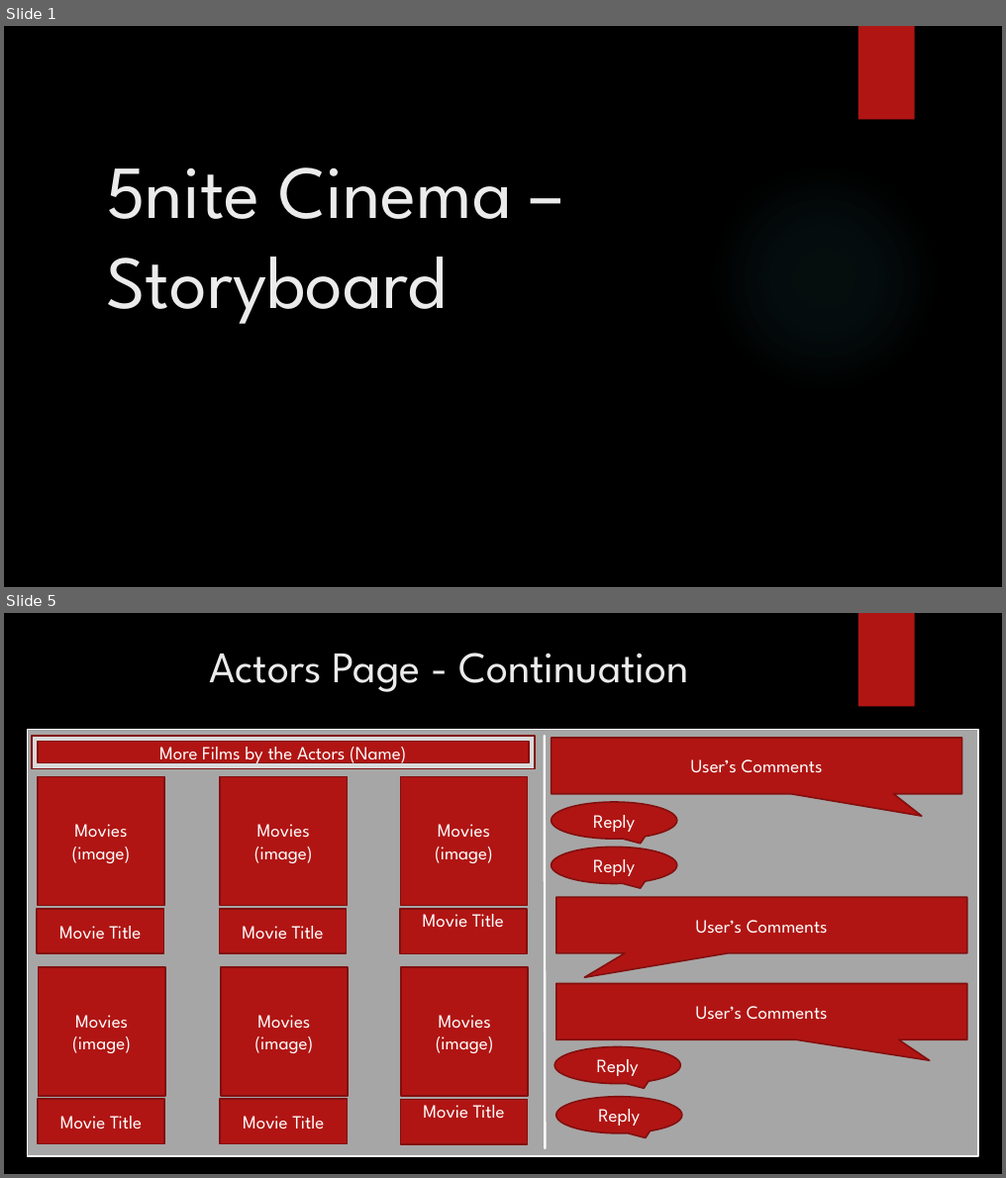
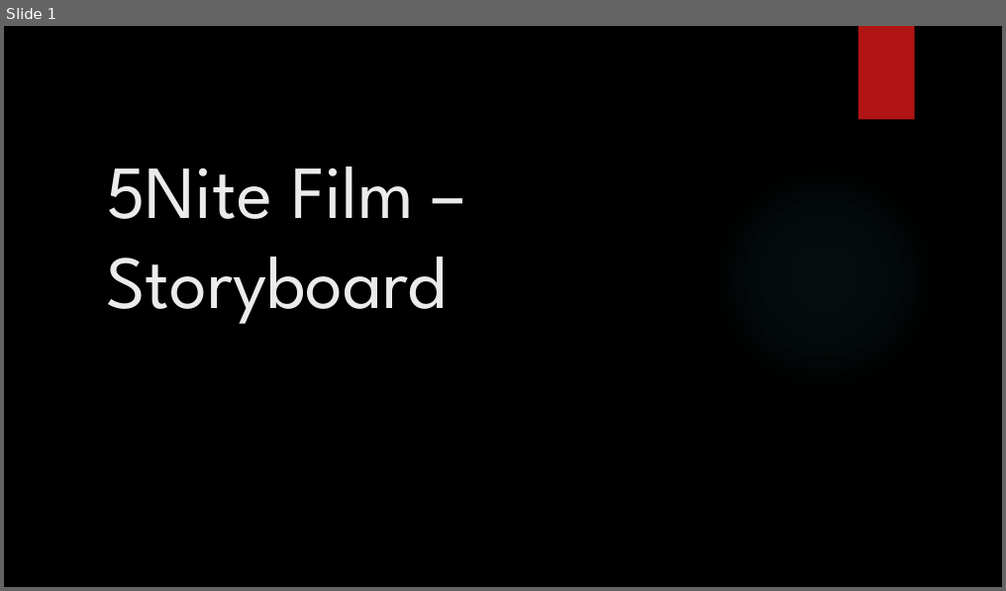
Before and after one commit to wtaylorLC/5nite, a slide deck: Storyboard.pptx. Shown one above the other, each under a label of ours: slides 1 and 5 before the commit, slide 1 after it; the slides between them are not shown. The pictures are 1006x1178 and 1006x591 pixels, drawn with LibreOffice and Linux fonts; fonts in the diff are those of the drawing; background and template pictures are left out. Boxes give left, top, right and bottom in pixels: in the first picture for what was removed or moved away, otherwise in the second. Text is boxed around its words. In the diff, an @@ line names an element or a change of style, - is before the commit and + after.

Commit message:
Final storyboard

```diff
--- a/Storyboard.pptx
+++ b/Storyboard.pptx
@@ slide 5 removed at [4, 613, 1002, 1174], background picture (left out); not listed: 1 template element that a slide beside it also shows @@
@@ title removed at [209, 653, 689, 692] @@
-Actors Page - Continuation
@@ rectangle removed at [27, 729, 979, 1157] @@
@@ rectangle removed at [32, 736, 535, 768] @@
@@ rectangle removed at [38, 741, 529, 762] @@
-More Films by the Actors (Name)
@@ line removed from (545, 736) to (546, 1149) @@
@@ speech box removed at [551, 738, 962, 794] @@
-User’s Comments
@@ rectangle removed at [38, 777, 164, 906] @@
-Movies
-(image)
@@ rectangle removed at [221, 777, 347, 906] @@
-Movies
-(image)
@@ rectangle removed at [401, 777, 528, 906] @@
-Movies
-(image)
@@ speech bubble removed at [551, 802, 677, 839] @@
-Reply
@@ speech bubble removed at [551, 848, 677, 884] @@
-Reply
@@ rectangle removed at [37, 909, 163, 954] @@
-Movie Title
@@ rectangle removed at [220, 909, 347, 954] @@
-Movie Title
@@ rectangle removed at [400, 909, 527, 954] @@
-Movie Title
@@ speech box removed at [556, 897, 967, 954] @@
-User’s Comments
@@ rectangle removed at [39, 967, 165, 1096] @@
-Movies
-(image)
@@ rectangle removed at [221, 967, 348, 1096] @@
-Movies
-(image)
@@ rectangle removed at [402, 967, 528, 1096] @@
-Movies
-(image)
@@ speech box removed at [556, 983, 967, 1040] @@
-User’s Comments
@@ speech bubble removed at [555, 1048, 681, 1084] @@
-Reply
@@ rectangle removed at [38, 1100, 164, 1145] @@
-Movie Title
@@ rectangle removed at [221, 1100, 347, 1145] @@
-Movie Title
@@ rectangle removed at [401, 1100, 528, 1145] @@
-Movie Title
@@ speech bubble removed at [556, 1096, 682, 1134] @@
-Reply
@@ slide 1 changed as well @@
@@ title at [106, 167, 447, 324]: text changed @@
-5nite Cinema – Storyboard
+5Nite Film – Storyboard
```
Also in this commit, not shown: 2 other slides changed, 10 slides added, 6 other slides removed.
